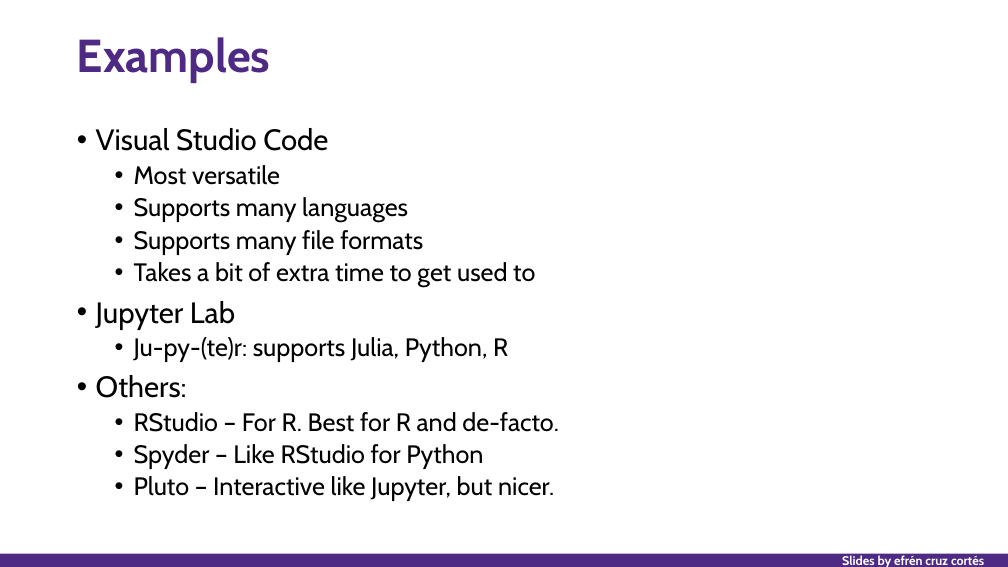
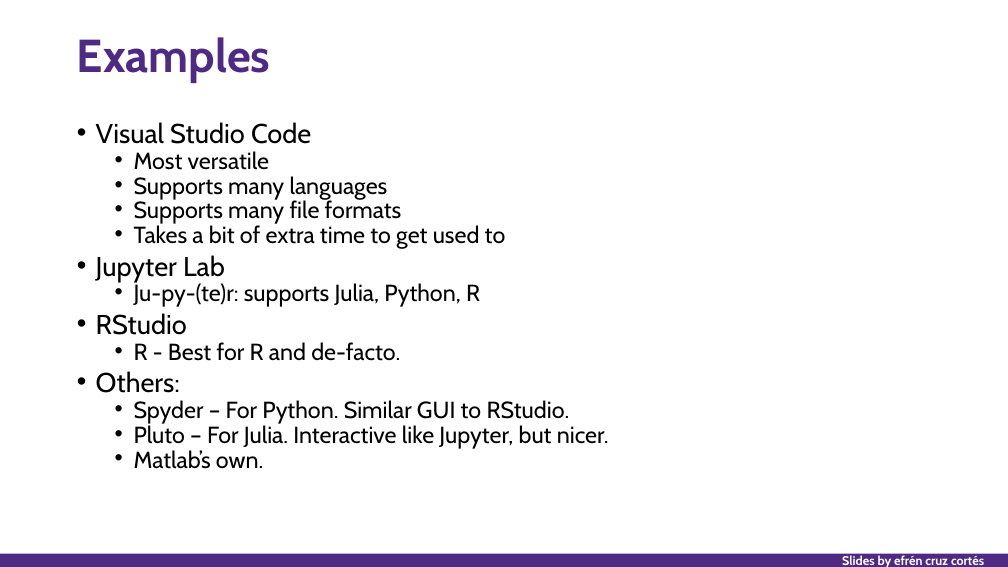
Before and after one commit to nuitrcs/researchers_guide_to_code_organization, a slide deck: slide 82 of researchers_guide_to_code_organization_day_1.pptx (slide 79 before the commit). Drawn at 1008x567 pixels with LibreOffice and Linux fonts; fonts in the diff are those of the drawing. Boxes give left, top, right and bottom in pixels: in the first picture for what was removed or moved away, otherwise in the second. Text is boxed around its words. In the diff, an @@ line names an element or a change of style, - is before the commit and + after.

```diff
--- a/researchers_guide_to_code_organization_day_1.pptx
+++ b/researchers_guide_to_code_organization_day_1.pptx
@@ text at (x1=96, y1=122, x2=506, y2=393): size 28 to 25.9 pt in "Visual Studio Code", "Jupyter Lab", "Others:"; size 24 to 22.2 pt in "Most versatile", "Supports many languages", "Supports many file formats", "Takes a bit of extra time to ..." and 1 more places; line spacing 0.9 to 0.7 @@
@@ text at (x1=96, y1=313, x2=400, y2=361): paragraphs added @@
+• RStudio
+  • R - Best for R and de-facto.
@@ text at (x1=134, y1=400, x2=609, y2=469): text changed; size 24 to 22.2 pt @@
-  • RStudio – For R. Best for R and de-facto.
-  • Spyder – Like RStudio for Python
-  • Pluto – Interactive like Jupyter, but nicer.
+  • Spyder – For Python. Similar GUI to RStudio.
+  • Pluto – For Julia. Interactive like Jupyter, but nicer.
+  • Matlab’s own.
```
Also in this commit, not shown: 13 other slides changed, 5 slides added, 7 other files.
